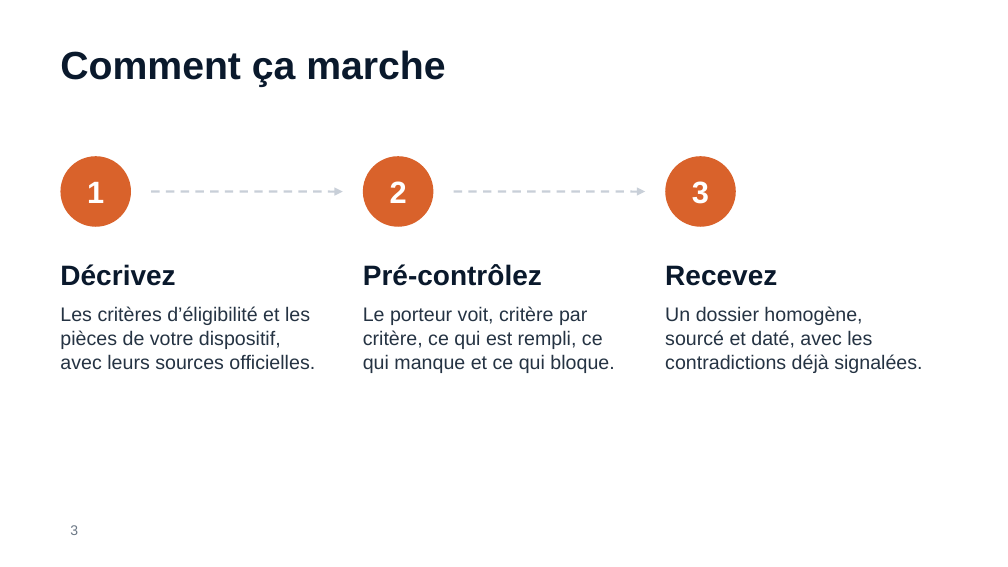
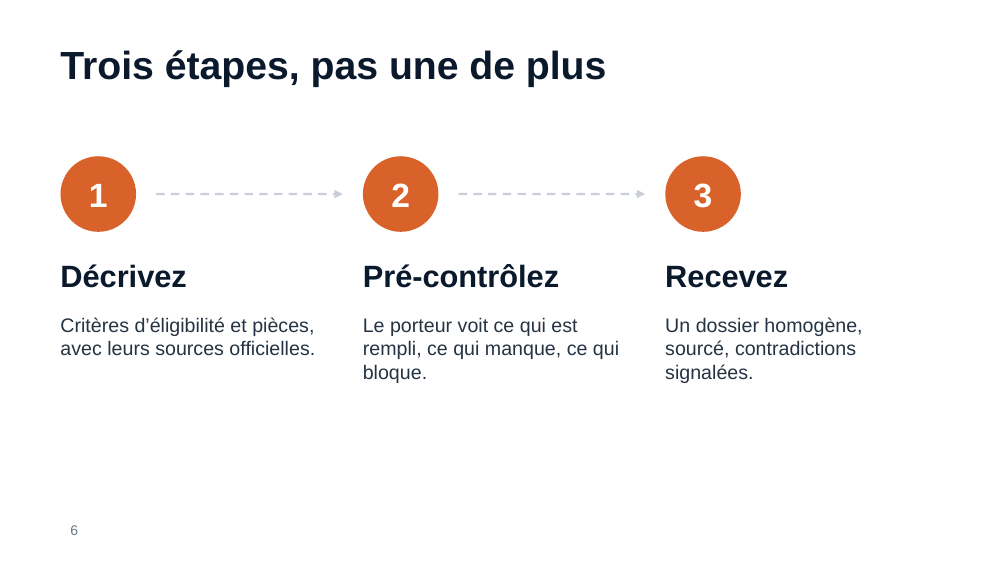
Before and after one commit to Nadir-DNA/fund-road, a slide deck: slide 6 of docs/presentations/fund-road-organismes-de-financement.pptx (slide 3 before the commit). Drawn at 1008x567 pixels with LibreOffice and Linux fonts; fonts in the diff are those of the drawing; background and template pictures are left out. Boxes give left, top, right and bottom in pixels: in the first picture for what was removed or moved away, otherwise in the second. Text is boxed around its words. In the diff, an @@ line names an element or a change of style, - is before the commit and + after.

```diff
--- a/docs/presentations/fund-road-organismes-de-financement.pptx
+++ b/docs/presentations/fund-road-organismes-de-financement.pptx
@@ title at (60, 50, 606, 87): text changed @@
-Comment ça marche
+Trois étapes, pas une de plus
@@ size 22 to 24 pt in 3 elements at (391, 183, 410, 207), (694, 183, 713, 208), (89, 184, 108, 207) @@
@@ ellipse: place and size @@
-ellipse at (60, 156, 131, 227)
+ellipse at (60, 156, 136, 232)
@@ ellipse: place and size @@
-ellipse at (363, 156, 433, 227)
+ellipse at (363, 156, 438, 232)
@@ ellipse: place and size @@
-ellipse at (665, 156, 736, 227)
+ellipse at (665, 156, 741, 232)
@@ arrow moved from (151, 192) - (343, 192) to (156, 195) - (343, 195) @@
@@ arrow moved from (454, 192) - (645, 192) to (459, 195) - (645, 195) @@
@@ size 20 to 22 pt; vertical alignment middle to top in 3 elements at (60, 264, 186, 288), (363, 264, 559, 288), (665, 265, 788, 288) @@
@@ text at (60, 317, 315, 356): text changed @@
-Les critères d’éligibilité et les pièces de votre dispositif, avec leurs sources officielles.
+Critères d’éligibilité et pièces, avec leurs sources officielles.
@@ text at (363, 317, 619, 383): text changed @@
-Le porteur voit, critère par critère, ce qui est rempli, ce qui manque et ce qui bloque.
+Le porteur voit ce qui est rempli, ce qui manque, ce qui bloque.
@@ text at (665, 317, 862, 383): text changed @@
-Un dossier homogène, sourcé et daté, avec les contradictions déjà signalées.
+Un dossier homogène, sourcé, contradictions signalées.
@@ page number at (70, 525, 78, 535): text changed @@
-3
+6
```
Also in this commit, not shown: 4 other slides changed, 4 slides added, 2 slides removed, 19 other files.
